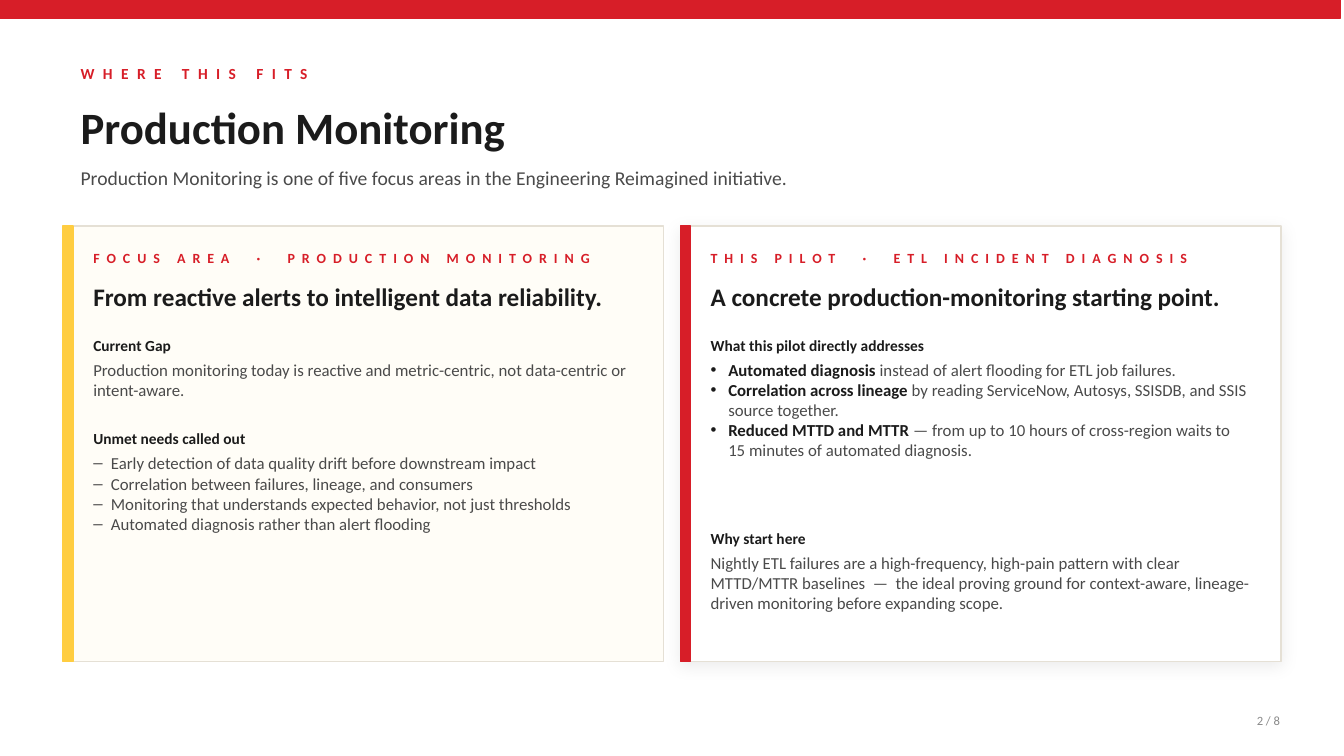
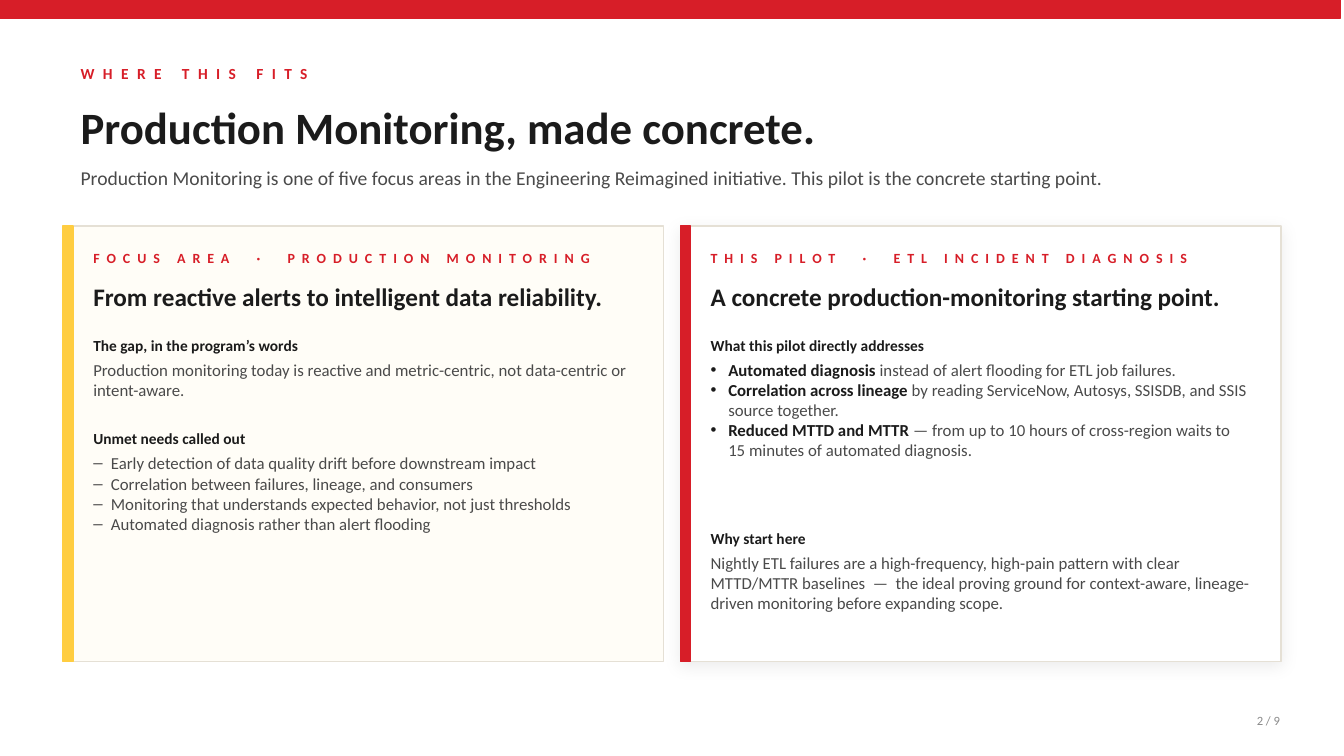
Before and after one commit to Snuthakki21/Copilot-docs, a slide deck: slide 2 of ppt/ETL_Incident_Diagnosis_Deck.pptx. Drawn at 1344x756 pixels with LibreOffice and Linux fonts; fonts in the diff are those of the drawing. Boxes give left, top, right and bottom in pixels: in the first picture for what was removed or moved away, otherwise in the second. Text is boxed around its words. In the diff, an @@ line names an element or a change of style, - is before the commit and + after.

```diff
--- a/ppt/ETL_Incident_Diagnosis_Deck.pptx
+++ b/ppt/ETL_Incident_Diagnosis_Deck.pptx
@@ text at bbox=[81, 112, 1102, 189]: text changed @@
-Production Monitoring is one of five focus areas in the Engineering Reimagined initiative.
+Production Monitoring is one of five focus areas in the Engineering Reimagined initiative. This pilot is the concrete starting point.
@@ text at bbox=[527, 112, 815, 145]: text changed @@
-Production Monitoring
+Production Monitoring, made concrete.
@@ text at bbox=[93, 340, 298, 354]: text changed @@
-Current Gap
+The gap, in the program’s words
```
Also in this commit, not shown: 6 other slides changed, 1 slide added.
